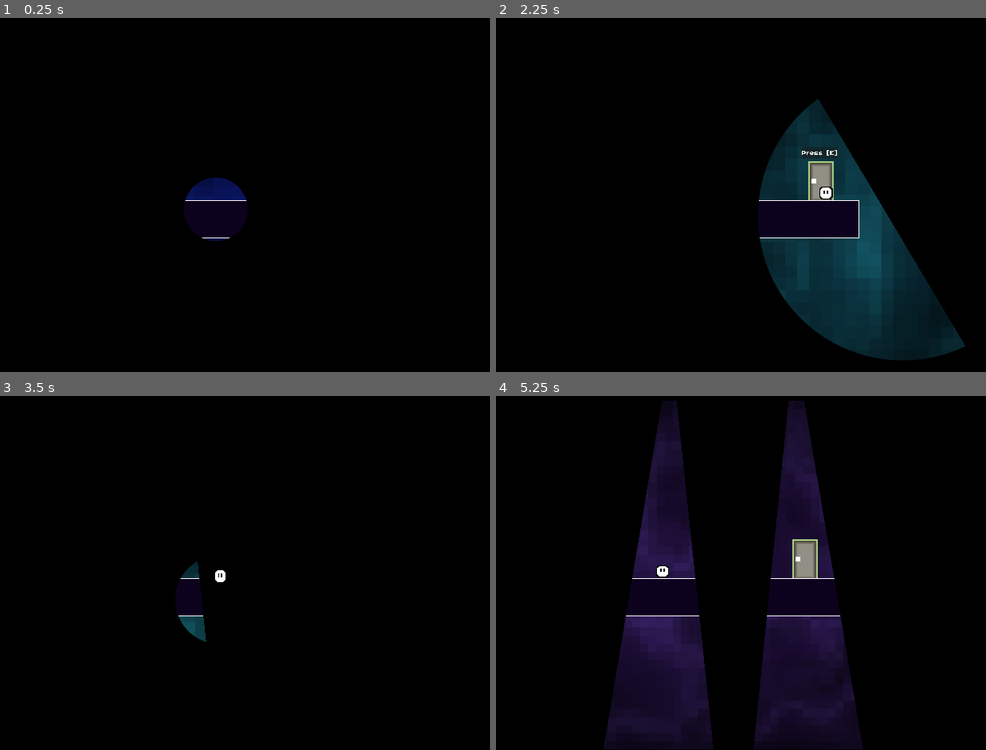
Above: before the commit, frames 1-4 (two rows, left to right).
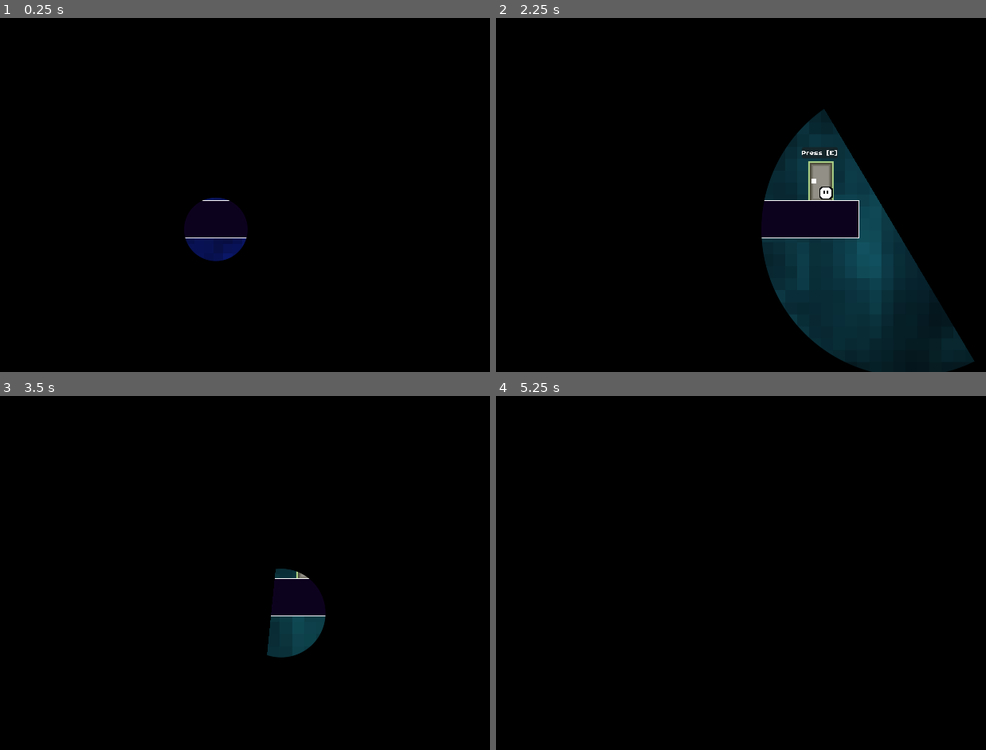
Above: after the commit, the same moments.

Repository: picalexs/LightBender
Game: Godot game, scene res://levels/demo_levels/level1.tscn
Same seed, same stepped clock (60 frames per second), same inputs: the game is played once before the commit and once after it.
Inputs:
- Up to frame 1 (0.25 s): no input
- Up to frame 2 (2.25 s): tap Enter (ui_accept) at 0.5, 0.77, 1.52 s; hold Right (ui_right) 0.53-2.03 s; tap Shift (dash) at 0.6 s; tap F (lb_pickup) at 1.35 s; tap E (lb_select) at 2 s; hold Left (ui_left) from 2.03 s (still down); hold R (lb_rotate) from 2.03 s (still down)
- Up to frame 3 (3.5 s): release Left (ui_left) at 2.78 s; release R (lb_rotate) at 2.78 s; hold Right (ui_right) from 2.78 s (still down); tap E (lb_select) at 2.85 s; tap Enter (ui_accept) at 3.02 s
- Up to frame 4 (5.25 s): tap O at 3.6 s; tap Enter (ui_accept) at 3.77, 4.52 s; release Right (ui_right) at 4.28 s; hold Left (ui_left) 4.28-5.03 s; tap Shift (dash) at 4.35 s; hold Right (ui_right) from 5.03 s (still down); hold F (lb_pickup) from 5.03 s (still down)

The runs differ from the first frame. In frame 1, 1.5% of the frame differs, in the area x 37-51%, y 44-69%; in frame 2, 2.2%; in frame 3, 3.2%; in frame 4, 25%, in the area x 21-75%, y 1-100%.

Commit message:
Added music + effects (when respawn/next level pitch change)

Diff:
--- /dev/null
+++ b/light-bender/features/audio/music_manager.gd
@@ -0,0 +1,74 @@
+extends Node
+
+const TRACKS: Array[String] = [
+	"res://assets/audio/music/juanjo_sound_Data Wash.wav",
+	"res://assets/audio/music/juanjo_sound_Nineties Nostalgia.wav",
+]
+
+const NORMAL_VOLUME_DB: float = -15.0
+
+const DEATH_PITCH: float = .6
+const DEATH_PITCH_DURATION: float = .3
+
+const COMPLETE_PITCH_UP: float = 1.3
+const COMPLETE_PITCH_UP_DURATION: float = .4
+const COMPLETE_PITCH_SETTLE_DURATION: float = 2
+
+const RESPAWN_RECOVER_DURATION: float = 3
+
+var _player: AudioStreamPlayer
+var _track_index: int = 0
+var _pitch_tween: Tween = null
+
+
+func _ready() -> void:
+	process_mode = Node.PROCESS_MODE_ALWAYS
+	_player = AudioStreamPlayer.new()
+	_player.volume_db = NORMAL_VOLUME_DB
+	add_child(_player)
+	_player.finished.connect(_on_track_finished)
+
+
+func on_level_started() -> void:
+	if _player.is_playing():
+		return
+	_play_track(_track_index)
+
+
+func on_death() -> void:
+	_kill_pitch_tween()
+	_pitch_tween = create_tween()
+	_pitch_tween.tween_property(_player, "pitch_scale", DEATH_PITCH, DEATH_PITCH_DURATION) \
+		.set_trans(Tween.TRANS_SINE).set_ease(Tween.EASE_IN)
+
+
+func on_respawn() -> void:
+	_kill_pitch_tween()
+	_pitch_tween = create_tween()
+	_pitch_tween.tween_property(_player, "pitch_scale", 1.0, RESPAWN_RECOVER_DURATION) \
+		.set_trans(Tween.TRANS_SINE).set_ease(Tween.EASE_OUT)
+
+
+func on_level_complete() -> void:
+	_kill_pitch_tween()
+	_pitch_tween = create_tween()
+	_pitch_tween.tween_property(_player, "pitch_scale", COMPLETE_PITCH_UP, COMPLETE_PITCH_UP_DURATION) \
+		.set_trans(Tween.TRANS_SINE).set_ease(Tween.EASE_OUT)
+	_pitch_tween.tween_property(_player, "pitch_scale", 1.0, COMPLETE_PITCH_SETTLE_DURATION) \
+		.set_trans(Tween.TRANS_SINE).set_ease(Tween.EASE_IN_OUT)
+
+
+func _on_track_finished() -> void:
+	_track_index = (_track_index + 1) % TRACKS.size()
+	_play_track(_track_index)
+
+
+func _play_track(idx: int) -> void:
+	_player.stream = load(TRACKS[idx])
+	_player.play()
+
+
+func _kill_pitch_tween() -> void:
+	if _pitch_tween != null and _pitch_tween.is_valid():
+		_pitch_tween.kill()
+	_pitch_tween = null
--- a/light-bender/features/background/background_manager.gd
+++ b/light-bender/features/background/background_manager.gd
@@ -55,7 +55,7 @@
 	"death": {
 		"time_scale": 1.40,
 		"flow_speed": 0.70,
-		"pixel_size": 12.0,
+		"pixel_size": 24.0,
 		"noise_scale": 4.000,
 		"warp_strength": 2.000,
 		"ridge_strength": 0.65,
--- a/light-bender/features/door/door.gd
+++ b/light-bender/features/door/door.gd
@@ -65,10 +65,11 @@
 	_transitioning = true
 	level_transition_started.emit()
 	BackgroundManager.set_state("level_complete", 3.0)
+	MusicManager.on_level_complete()
 
-	if transition != null and transition.has_method("play_ring_from_world_position"):
+	if transition != null and transition.has_method("play_ring_from_target"):
 		transition.fully_covered.connect(_on_transition_fully_covered, CONNECT_ONE_SHOT)
-		transition.call("play_ring_from_world_position", global_position, ring_radius, ring_hold_time, transition_delay, ring_close_to_duration, ring_close_from_duration)
+		transition.call("play_ring_from_target", ring_radius, ring_hold_time, transition_delay, ring_close_to_duration, ring_close_from_duration)
 	elif transition != null and transition.has_method("play_from_target"):
 		transition.fully_covered.connect(_on_transition_fully_covered, CONNECT_ONE_SHOT)
 		transition.play_from_target(transition_delay)
--- a/light-bender/features/respawn/respawn_controller.gd
+++ b/light-bender/features/respawn/respawn_controller.gd
@@ -22,6 +22,11 @@
 @export_group("Behavior")
 @export var custom_hold_delay: float = -1.0
 @export var reset_velocity_on_respawn: bool = true
+@export_subgroup("Ring Open")
+@export var ring_open_radius: float = 80.0
+@export var ring_open_hold: float = 0.05
+@export var ring_open_phase1_dur: float = -1.0
+@export var ring_open_phase2_dur: float = -1.0
 
 var _spawn_position: Vector2 = Vector2.ZERO
 var _pending_respawn_source: StringName = &""
@@ -61,6 +66,7 @@
 		return
 
 	BackgroundManager.set_state("death", 4.0)
+	MusicManager.on_death()
 	_pending_respawn_source = source
 	respawn_requested.emit(source)
 
@@ -117,6 +123,14 @@
 func _on_transition_fully_covered() -> void:
 	if not _has_pending_respawn():
 		return
+	var hold: float = custom_hold_delay
+	if hold < 0.0:
+		if _respawn_transition != null and "hold_delay" in _respawn_transition:
+			hold = _respawn_transition.hold_delay
+		else:
+			hold = 0.5
+	if hold > 0.0:
+		await get_tree().create_timer(hold).timeout
 	_finish_respawn()
 
 
@@ -133,4 +147,9 @@
 		_player.velocity = Vector2.ZERO
 
 	BackgroundManager.set_state("idle", 1.5)
+	MusicManager.on_respawn()
+
+	if _respawn_transition != null and _respawn_transition.has_method("play_ring_open_from_target"):
+		_respawn_transition.play_ring_open_from_target(ring_open_radius, ring_open_hold, ring_open_phase1_dur, ring_open_phase2_dur)
+
 	respawn_completed.emit(source)
--- a/light-bender/features/transition/circle_transition.gd
+++ b/light-bender/features/transition/circle_transition.gd
@@ -24,8 +24,14 @@
 var _is_running: bool = false
 var _active_tween: Tween
 var _target_node: Node2D
+var _tracked_node: Node2D = null
 
 @onready var _overlay: ColorRect = $Overlay
+
+
+func _process(_delta: float) -> void:
+	if _is_running and _tracked_node != null and is_instance_valid(_tracked_node):
+		_set_hole_center(_clamp_to_viewport(_world_to_screen(_tracked_node.global_position)))
 
 
 func _ready() -> void:
@@ -52,14 +58,16 @@
 		play_from_screen_position(_get_viewport_size() * 0.5, custom_hold_delay)
 
 
-func play_ring_from_target(ring_radius: float = 80.0, ring_hold: float = 0.2, custom_hold_delay: float = -1.0) -> void:
+func play_ring_from_target(ring_radius: float = 80.0, ring_hold: float = 0.2, custom_hold_delay: float = -1.0, phase1_dur: float = -1.0, phase2_dur: float = -1.0) -> void:
 	_resolve_target()
 	if _target_node != null:
-		_play_ring_from_screen_pos(_world_to_screen(_target_node.global_position), ring_radius, ring_hold, custom_hold_delay)
+		_play_ring_from_screen_pos(_world_to_screen(_target_node.global_position), ring_radius, ring_hold, custom_hold_delay, phase1_dur, phase2_dur)
+		_tracked_node = _target_node
 		return
 	var player = _find_player()
 	if player != null:
-		_play_ring_from_screen_pos(_world_to_screen(player.global_position), ring_radius, ring_hold, custom_hold_delay)
+		_play_ring_from_screen_pos(_world_to_screen(player.global_position), ring_radius, ring_hold, custom_hold_delay, phase1_dur, phase2_dur)
+		_tracked_node = player
 		return
 	if fallback_to_viewport_center:
 		_play_ring_from_screen_pos(_get_viewport_size() * 0.5, ring_radius, ring_hold, custom_hold_delay)
@@ -73,10 +81,12 @@
 	_resolve_target()
 	if _target_node != null:
 		_play_ring_open_from_screen_pos(_world_to_screen(_target_node.global_position), ring_radius, ring_hold, phase1_dur, phase2_dur)
+		_tracked_node = _target_node
 		return
 	var player = _find_player()
 	if player != null:
 		_play_ring_open_from_screen_pos(_world_to_screen(player.global_position), ring_radius, ring_hold, phase1_dur, phase2_dur)
+		_tracked_node = player
 		return
 	if fallback_to_viewport_center:
 		_play_ring_open_from_screen_pos(_get_viewport_size() * 0.5, ring_radius, ring_hold, phase1_dur, phase2_dur)
@@ -207,6 +217,7 @@
 func _on_transition_finished() -> void:
 	_is_running = false
 	_active_tween = null
+	_tracked_node = null
 	_overlay.visible = false
 	transition_finished.emit()
 
@@ -315,6 +326,7 @@
 	if _active_tween != null and is_instance_valid(_active_tween):
 		_active_tween.kill()
 	_active_tween = null
+	_tracked_node = null
 
 
 func _exit_tree() -> void:
--- a/light-bender/levels/base_level/base_level.gd
+++ b/light-bender/levels/base_level/base_level.gd
@@ -8,6 +8,7 @@
 
 func _ready() -> void:
 	BackgroundManager.set_state("idle", 1.2)
+	MusicManager.on_level_started()
 	CircleTransition.play_ring_open_from_target(entry_ring_radius, entry_ring_hold, entry_phase1_duration, entry_phase2_duration)
 
 func _unhandled_input(event: InputEvent) -> void:
--- a/light-bender/project.godot
+++ b/light-bender/project.godot
@@ -21,6 +21,7 @@
 BackgroundManager="*uid://iufps20rdm22"
 GodotAIBridgeRuntime="*uid://d2q1g4sgk4ffg"
 CircleTransition="*res://features/transition/circle_transition.tscn"
+MusicManager="*res://features/audio/music_manager.gd"
 
 [display]
 
Not shown, added: light-bender/assets/audio/music/juanjo_sound_Data Wash.wav.import
Not shown, added: light-bender/assets/audio/music/juanjo_sound_Nineties Nostalgia.wav.import
Not shown, added: light-bender/features/audio/music_manager.gd.uid
Not shown, added: light-bender/assets/audio/music/juanjo_sound_Data Wash.wav
Not shown, added: light-bender/assets/audio/music/juanjo_sound_Nineties Nostalgia.wav
